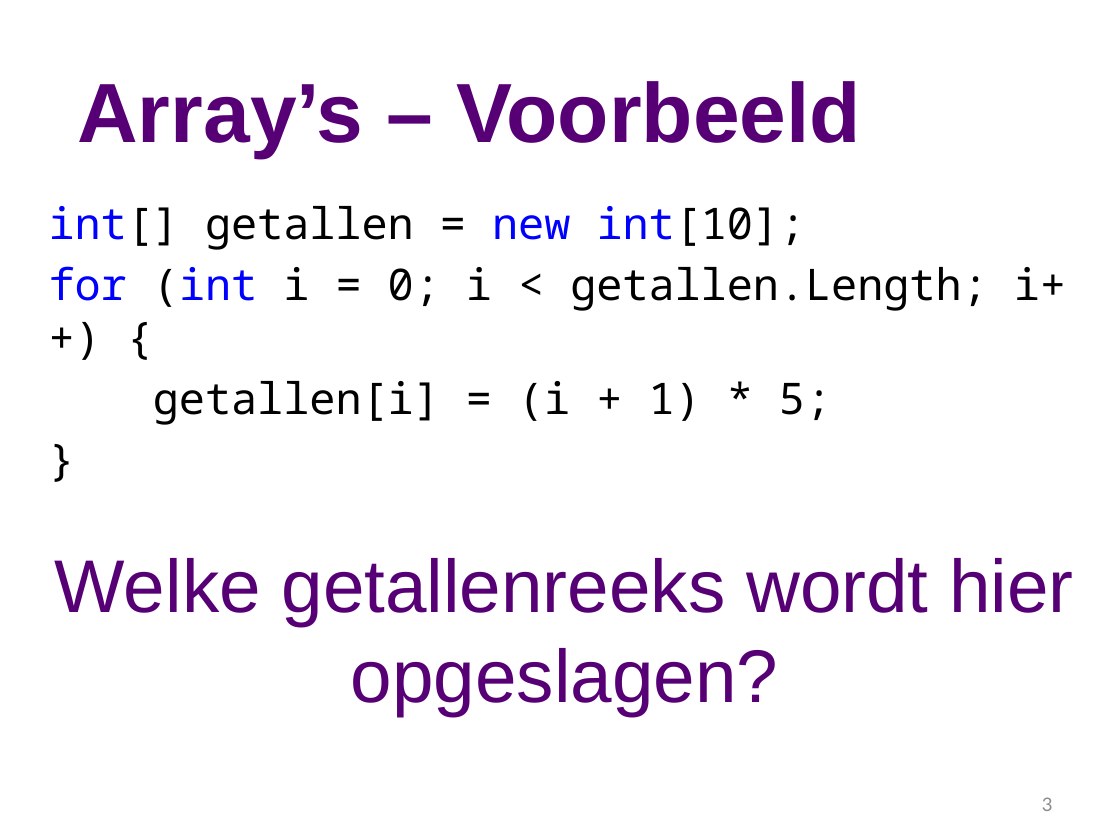
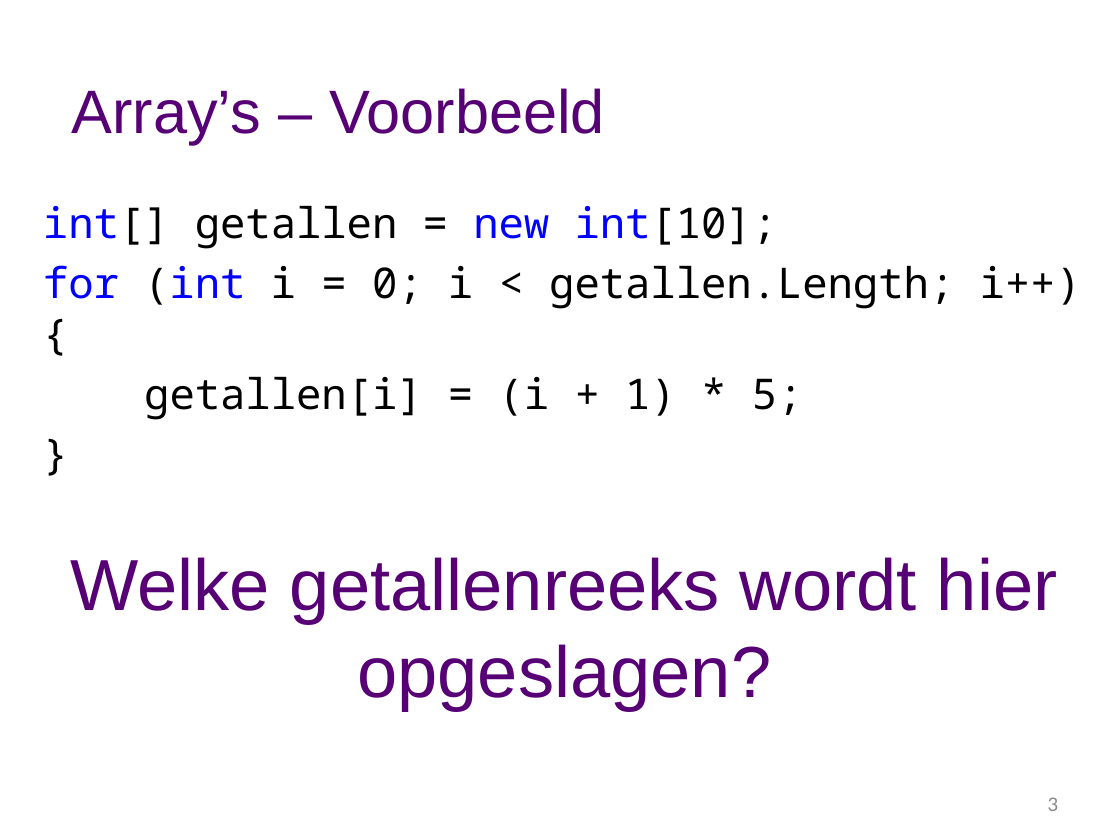
Before and after one commit to stasemsoft/softwarematerial, a slide deck: slide 3 of docs/basic/collecties/theorie_FUN12_Arrays.pptx. Drawn at 1120x840 pixels with LibreOffice and Linux fonts; fonts in the diff are those of the drawing; background and template pictures are left out. Boxes give left, top, right and bottom in pixels: in the first picture for what was removed or moved away, otherwise in the second. Text is boxed around its words. In the diff, an @@ line names an element or a change of style, - is before the commit and + after.

```diff
--- a/docs/basic/collecties/theorie_FUN12_Arrays.pptx
+++ b/docs/basic/collecties/theorie_FUN12_Arrays.pptx
@@ title "Array’s – Voorbeeld" at bbox=[72, 88, 605, 144]: size 54 to 39.4 pt, bold off @@
@@ text "int[] getallen = new int[10];" at bbox=[43, 205, 1081, 711]: size 28 to 27.2 pt in "int[] getallen = new int[10];", "for (int i = 0; i < ...", "getallen[i] = (i + 1) * 5;", "}"; highlight #FFFFFF to none; size 48 to 46.6 pt in "Welke getallenreeks wordt hier opgeslagen?"; more space between paragraphs @@
@@ page number at bbox=[1048, 797, 1059, 811]: text colour #8C8C8C to #888888 @@
```
Also in this commit, not shown: 6 other slides changed, 1 slide removed.
